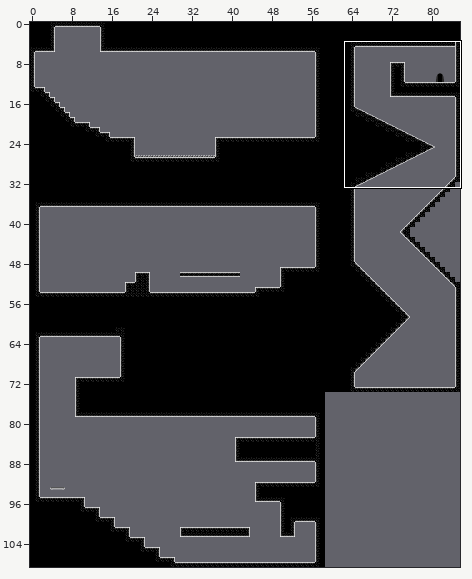
Tiled map: assets/Data/Map/redzone.tmx. Above, an overview of the earlier version with the close-up marked.
Close-up. First the earlier version:
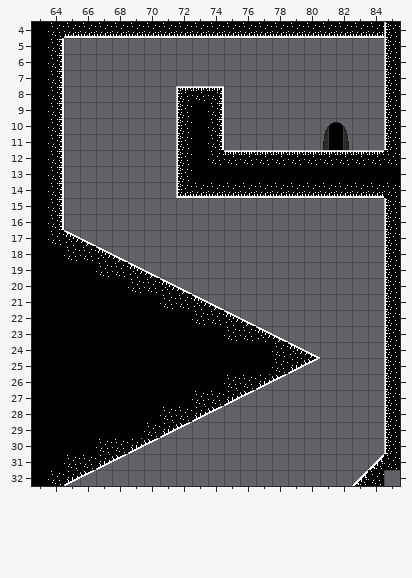
Cells are 16x16 px. Shown: x 63..85, y 4..32. The commit also changed other parts of the map, which this record leaves out.
Once edited:
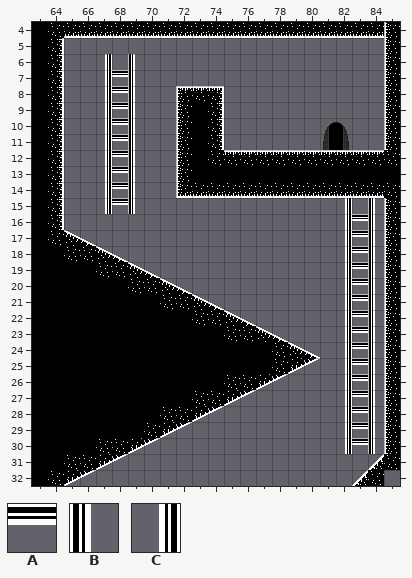
Key: from "amproject": A 19, B 19 turned 270, C 19 turned 90.
_ is an empty cell, . an unchanged one.
The edit:
--- layer "Tiles"
@@ x 67..84 @@
- 6 _._...............
- 7 ___...............
- 8 ___...............
- 9 ___...............
-10 ___...............
-11 ___...............
-12 ___...............
-13 ___...............
-14 ___...............
-15 ___............_._
-16 ...............___
-17 ...............___
-18 ...............___
-19 ...............___
-20 ...............___
-21 ...............___
-22 ...............___
-23 ...............___
-24 ...............___
-25 ...............___
-26 ...............___
-27 ...............___
-28 ...............___
-29 ...............___
-30 ...............___
+ 6 C.B...............
+ 7 CAB...............
+ 8 CAB...............
+ 9 CAB...............
+10 CAB...............
+11 CAB...............
+12 CAB...............
+13 CAB...............
+14 CAB...............
+15 CAB............C.B
+16 ...............CAB
+17 ...............CAB
+18 ...............CAB
+19 ...............CAB
+20 ...............CAB
+21 ...............CAB
+22 ...............CAB
+23 ...............CAB
+24 ...............CAB
+25 ...............CAB
+26 ...............CAB
+27 ...............CAB
+28 ...............CAB
+29 ...............CAB
+30 ...............CAB
Where, in picture pixels (left, top, right, bottom), the same in both close-ups:
added: (105, 54, 135, 214)
added: (345, 198, 375, 454)
